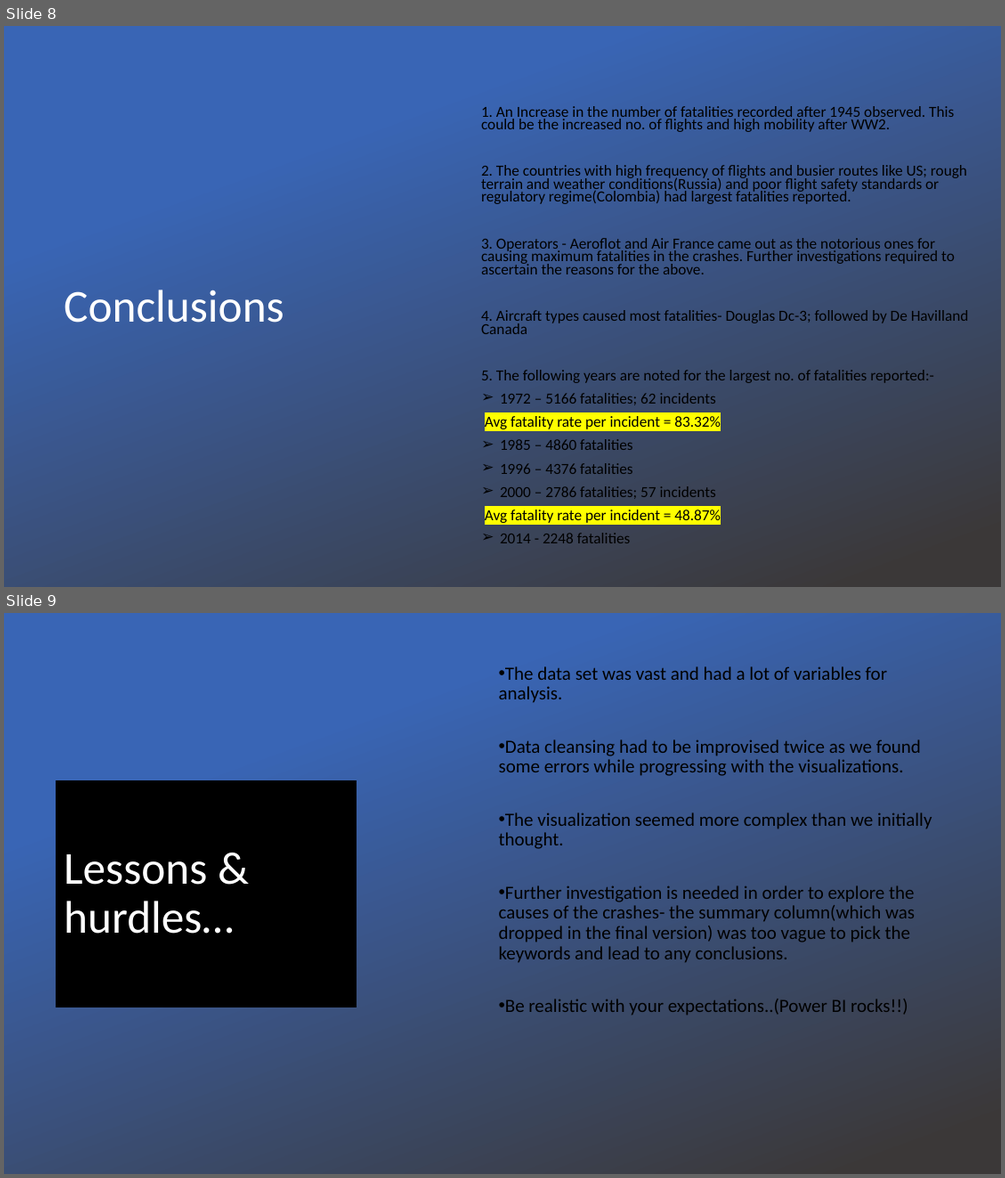
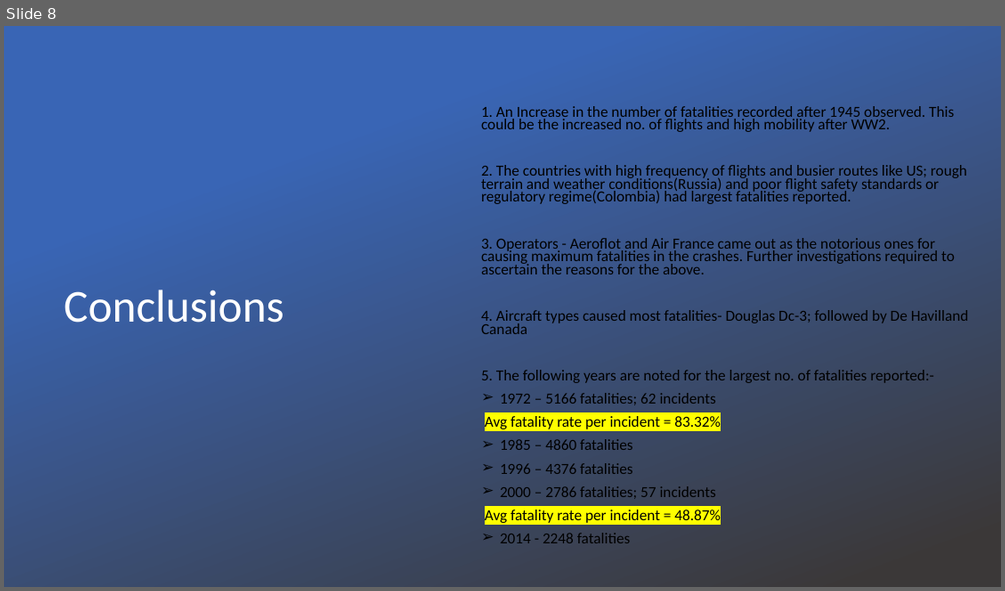
Before and after one commit to RynnAethelWulf/Dashboard-Airplane-Crashes-EDA, a slide deck: Group5_airplane_crash_presentation .pptx. Shown one above the other, each under a label of ours: slides 8 and 9 before the commit, slide 8 after it. The pictures are 1005x1178 and 1005x591 pixels, drawn with LibreOffice and Linux fonts; fonts in the diff are those of the drawing; background and template pictures are left out. Boxes give left, top, right and bottom in pixels: in the first picture for what was removed or moved away, otherwise in the second. Text is boxed around its words. In the diff, an @@ line names an element or a change of style, - is before the commit and + after.

Commit message:
updated slides

```diff
--- a/Group5_airplane_crash_presentation .pptx
+++ b/Group5_airplane_crash_presentation .pptx
@@ slide 9 removed at [4, 613, 1001, 1174], background picture (left out) @@
@@ rectangle removed at [4, 613, 1001, 1174] @@
@@ text removed at [499, 666, 931, 1014] @@
-• The data set was vast and had a lot of variables for analysis.
-• Data cleansing had to be improvised twice as we found some errors while progressing with the visualizations.
-• The visualization seemed more complex than we initially thought.
-• Further investigation is needed in order to explore the causes of the crashes- the summary column(which was dropped in the final version) was too vague to pick the keywords and lead to any conclusions.
-• Be realistic with your expectations..(Power BI rocks!!)
@@ rectangle removed at [57, 781, 356, 1007] @@
-Lessons & hurdles…
```
